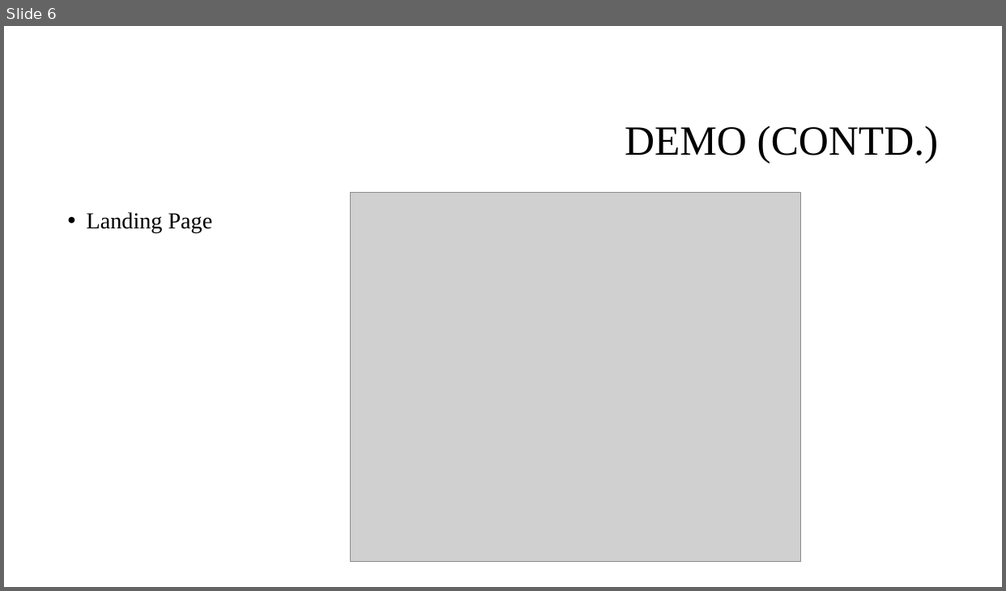
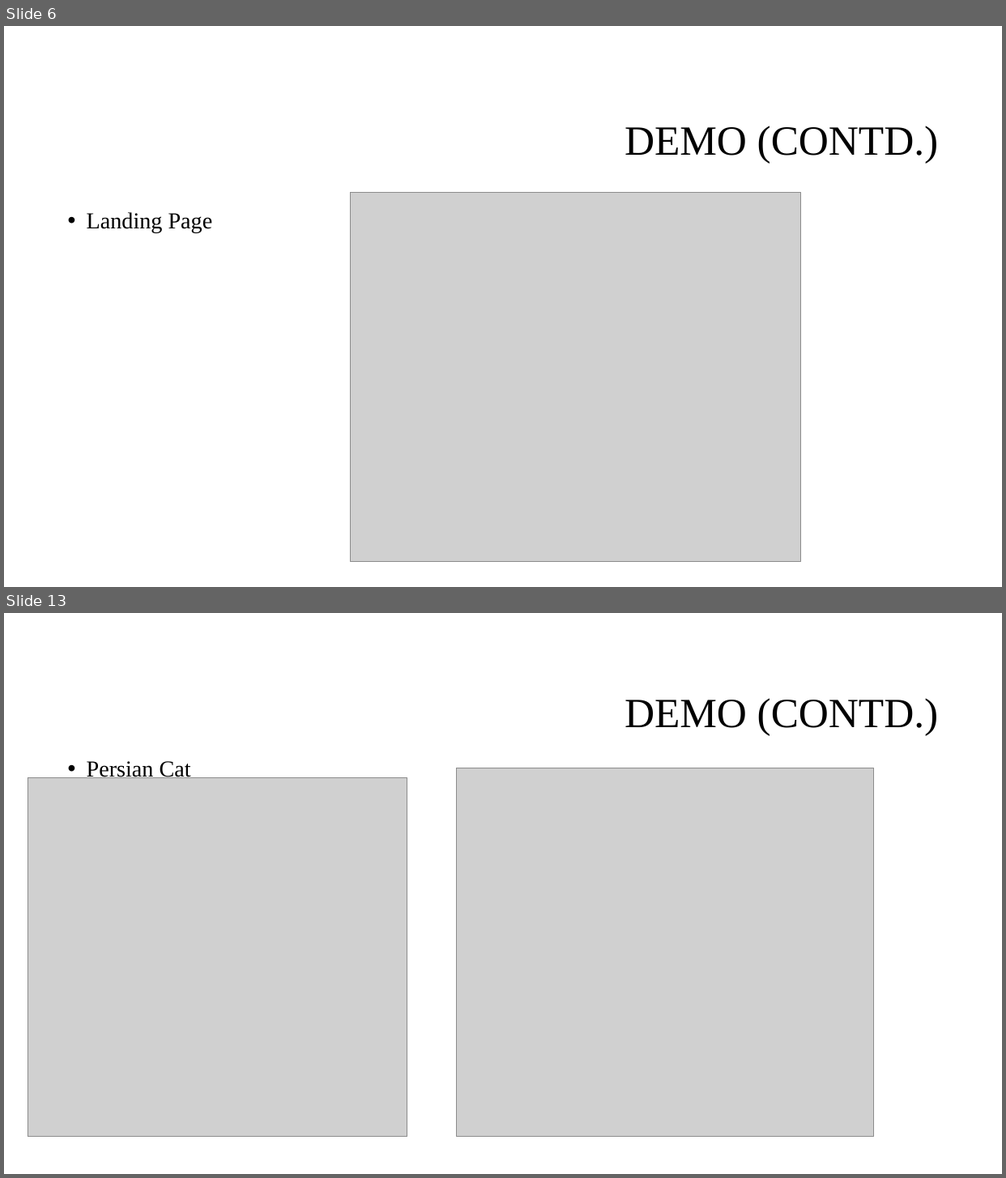
Before and after one commit to nancyAfycodes/applied-ai-system-pawpal-project, a slide deck: assets/pawpal_demo.pptx. Shown one above the other, each under a label of ours: slide 6 before the commit, slides 6 and 13 after it; the slides between them are not shown. The pictures are 1006x591 and 1006x1178 pixels, drawn with LibreOffice and Linux fonts; fonts in the diff are those of the drawing; grey boxes stand for pictures; background and template pictures are left out. Boxes give left, top, right and bottom in pixels: in the first picture for what was removed or moved away, otherwise in the second. Text is boxed around its words. In the diff, an @@ line names an element or a change of style, - is before the commit and + after.

```diff
--- a/assets/pawpal_demo.pptx
+++ b/assets/pawpal_demo.pptx
@@ slide 13 added at box(4, 613, 1002, 1174), background #FFFFFF @@
@@ title added at box(624, 698, 938, 736), 40 pt, text #000000 @@
+DEMO (CONTD.)
@@ picture added at box(28, 777, 407, 1137) @@
@@ text added at box(87, 761, 191, 781), 22 pt, text #000000 @@
+• Persian Cat
@@ picture added at box(457, 768, 875, 1137) @@
```
Also in this commit, not shown: 1 slide changed, 8 other slides added, 1 slide removed, 2 other files.
